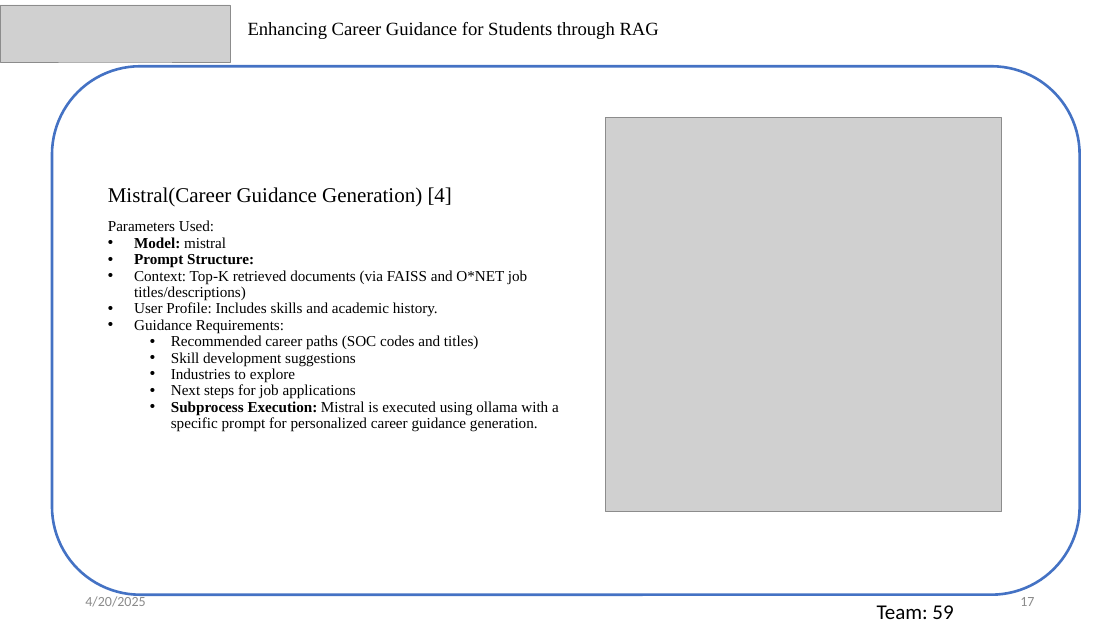
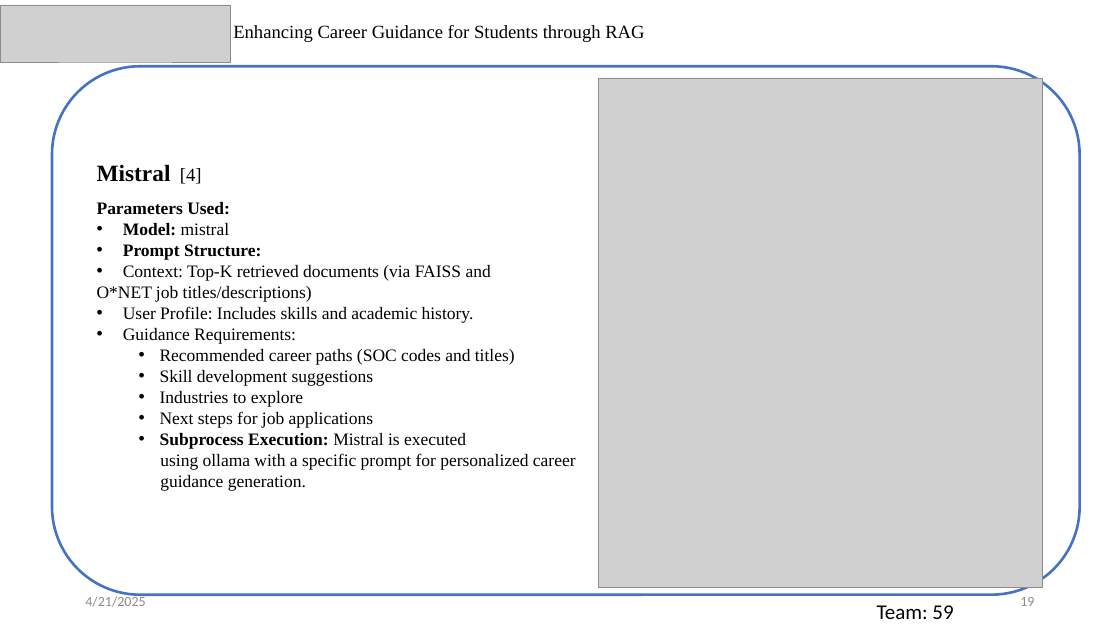
Before and after one commit to akhilswarop/RAG, a slide deck: slide 19 of External Review/External Review PPT.pptx (slide 17 before the commit). Drawn at 1120x630 pixels with LibreOffice and Linux fonts; fonts in the diff are those of the drawing; grey boxes stand for pictures. Boxes give left, top, right and bottom in pixels: in the first picture for what was removed or moved away, otherwise in the second. Text is boxed around its words. In the diff, an @@ line names an element or a change of style, - is before the commit and + after.

```diff
--- a/External Review/External Review PPT.pptx
+++ b/External Review/External Review PPT.pptx
@@ text "Enhancing Career Guidance for Students ...": place and size @@
-text "Enhancing Career Guidance for Students ..." at (248, 22, 659, 39)
+text "Enhancing Career Guidance for Students ..." at (233, 25, 644, 42)
@@ picture: place and size @@
-picture at (606, 118, 1002, 512)
+picture at (598, 79, 1044, 588)
@@ text "Mistral [4]": place and size @@
-text "Mistral [4]" at (108, 187, 559, 432)
+text "Mistral [4]" at (97, 164, 576, 491)
@@ text at (97, 164, 202, 184): text changed; size 18 to 20 pt; bold on @@
-Mistral(Career Guidance Generation) [4]
+Mistral [4]
@@ text at (97, 202, 515, 428): size 13 to 15 pt in "Parameters Used:", "Model: mistral", "Prompt Structure:", "User Profile: Includes skills and academic history." and 5 more places; bold on in "Parameters Used:"; line spacing 0.9 to 1 @@
@@ text at (97, 265, 491, 302): text changed; size 13 to 15 pt @@
-• Context: Top-K retrieved documents (via FAISS and O*NET job titles/descriptions)
+• Context: Top-K retrieved documents (via FAISS and
+O*NET job titles/descriptions)
@@ text at (160, 433, 576, 491): text changed; size 13 to 15 pt @@
-  • Subprocess Execution: Mistral is executed using ollama with a specific prompt for personalized career guidance generation.
+  • Subprocess Execution: Mistral is executed
+  using ollama with a specific prompt for personalized career guidance generation.
@@ text at (85, 594, 145, 607): text changed @@
-4/20/2025
+4/21/2025
@@ page number at (1020, 597, 1034, 606): text changed @@
-17
+19
```
Also in this commit, not shown: 27 other slides changed, 4 slides added.
